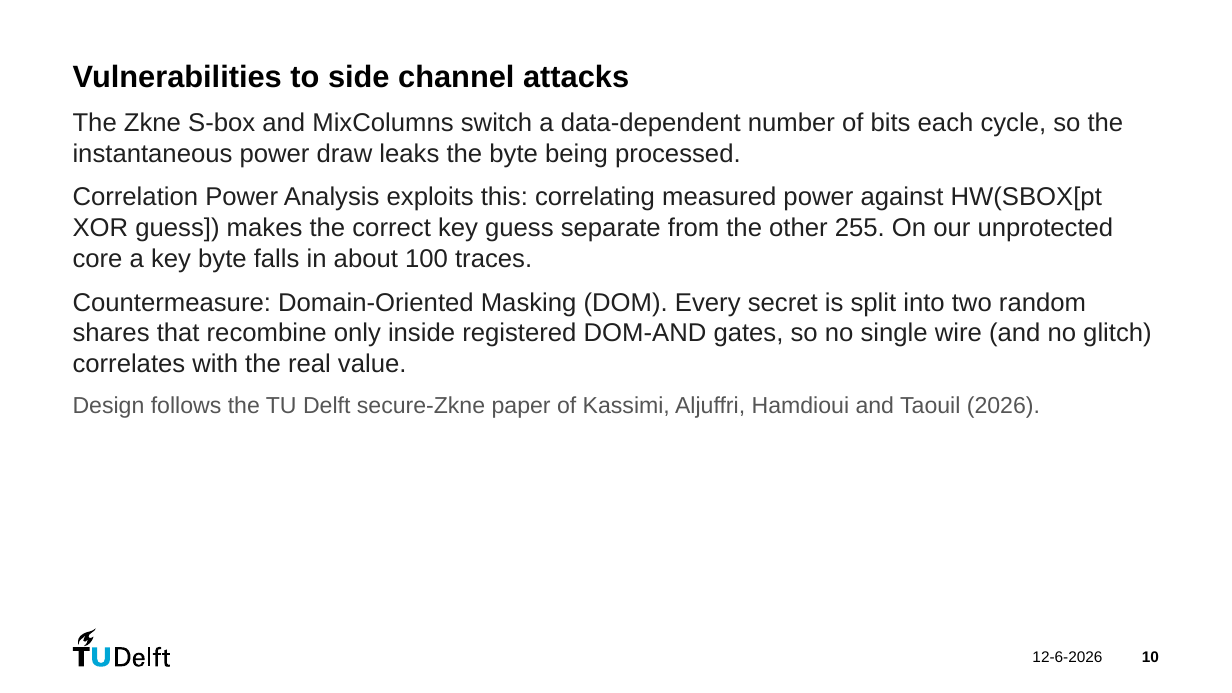
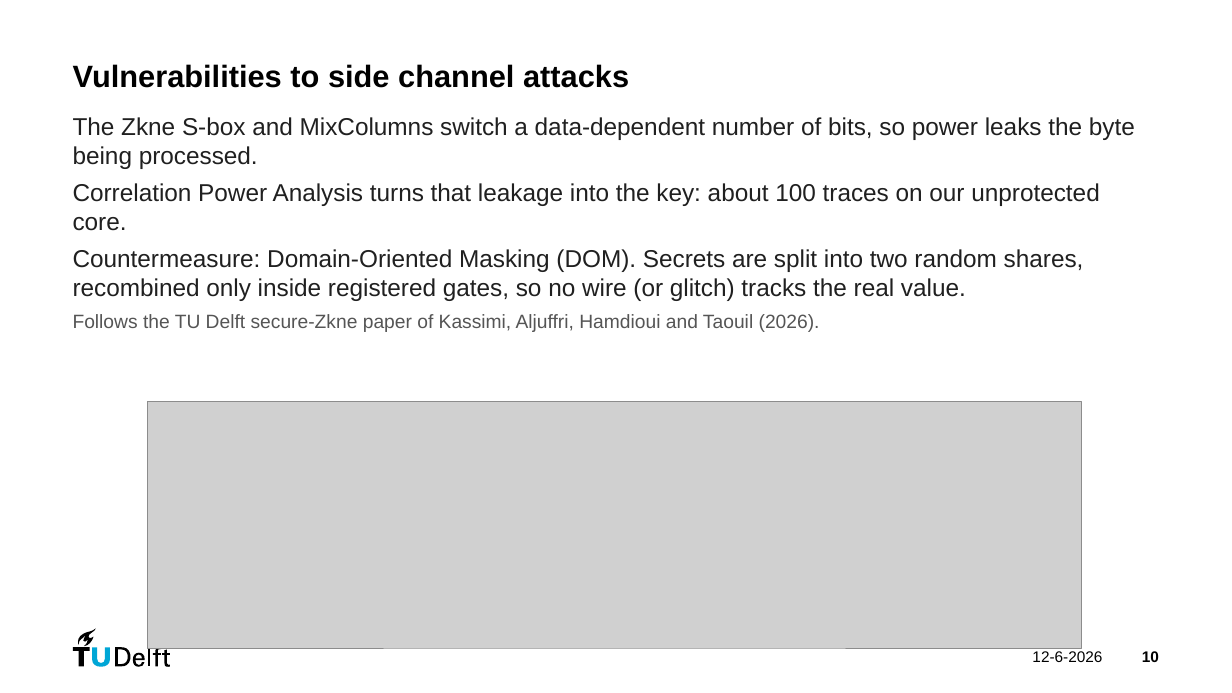
Before and after one commit to danieltyukov/tud-processor-design-project, a slide deck: slide 10 of PDP_group24.pptx. Drawn at 1232x693 pixels with LibreOffice and Linux fonts; fonts in the diff are those of the drawing; grey boxes stand for pictures. Boxes give left, top, right and bottom in pixels: in the first picture for what was removed or moved away, otherwise in the second. Text is boxed around its words. In the diff, an @@ line names an element or a change of style, - is before the commit and + after.

```diff
--- a/PDP_group24.pptx
+++ b/PDP_group24.pptx
@@ text at (73,117,1135,332): text changed; size 20 to 19 pt @@
-The Zkne S-box and MixColumns switch a data-dependent number of bits each cycle, so the instantaneous power draw leaks the byte being processed.
-Correlation Power Analysis exploits this: correlating measured power against HW(SBOX[pt XOR guess]) makes the correct key guess separate from the other 255. On our unprotected core a key byte falls in about 100 traces.
-Countermeasure: Domain-Oriented Masking (DOM). Every secret is split into two random shares that recombine only inside registered DOM-AND gates, so no single wire (and no glitch) correlates with the real value.
-Design follows the TU Delft secure-Zkne paper of Kassimi, Aljuffri, Hamdioui and Taouil (2026).
+The Zkne S-box and MixColumns switch a data-dependent number of bits, so power leaks the byte being processed.
+Correlation Power Analysis turns that leakage into the key: about 100 traces on our unprotected core.
+Countermeasure: Domain-Oriented Masking (DOM). Secrets are split into two random shares, recombined only inside registered gates, so no wire (or glitch) tracks the real value.
+Follows the TU Delft secure-Zkne paper of Kassimi, Aljuffri, Hamdioui and Taouil (2026).
@@ picture added at (148,402,1081,648) @@
```
Also in this commit, not shown: 6 other slides changed, 5 other files.
